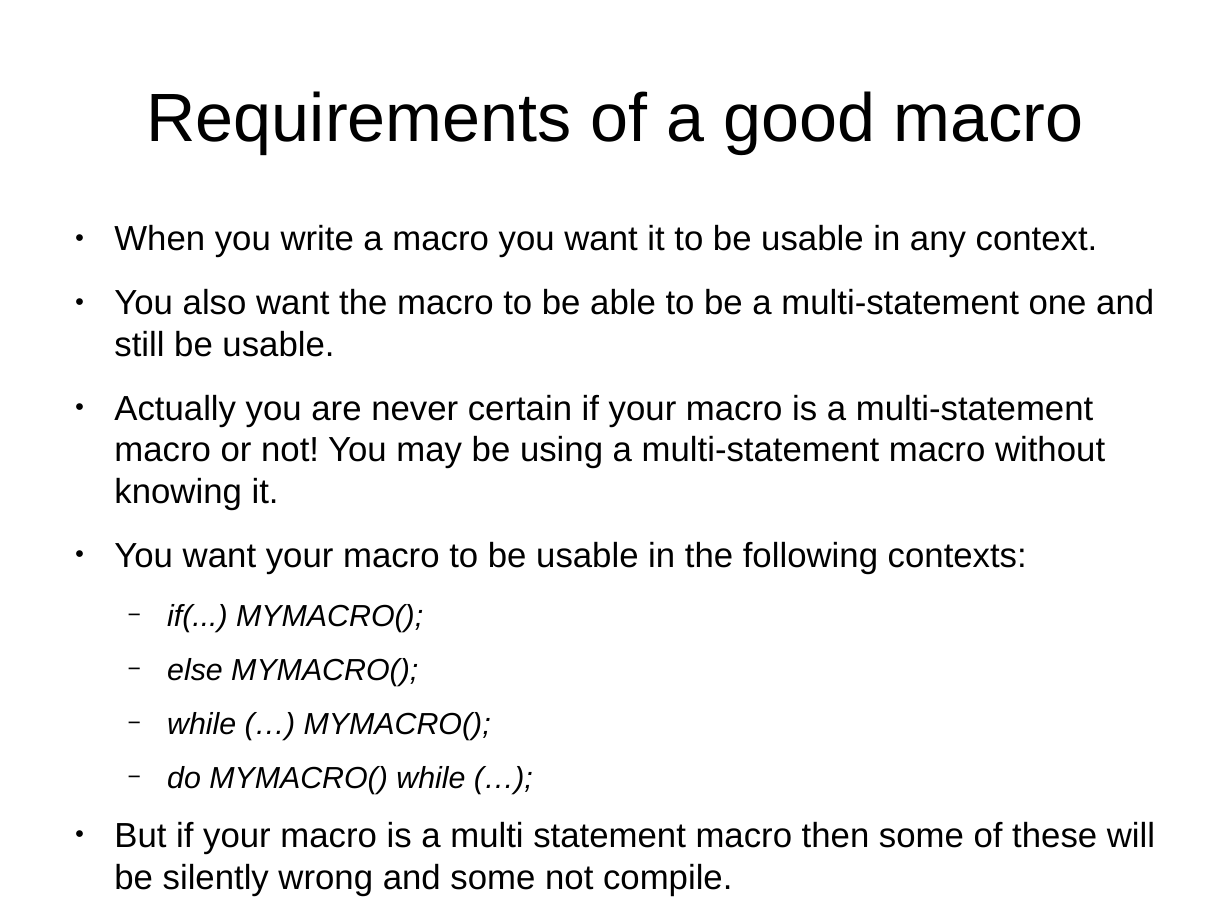
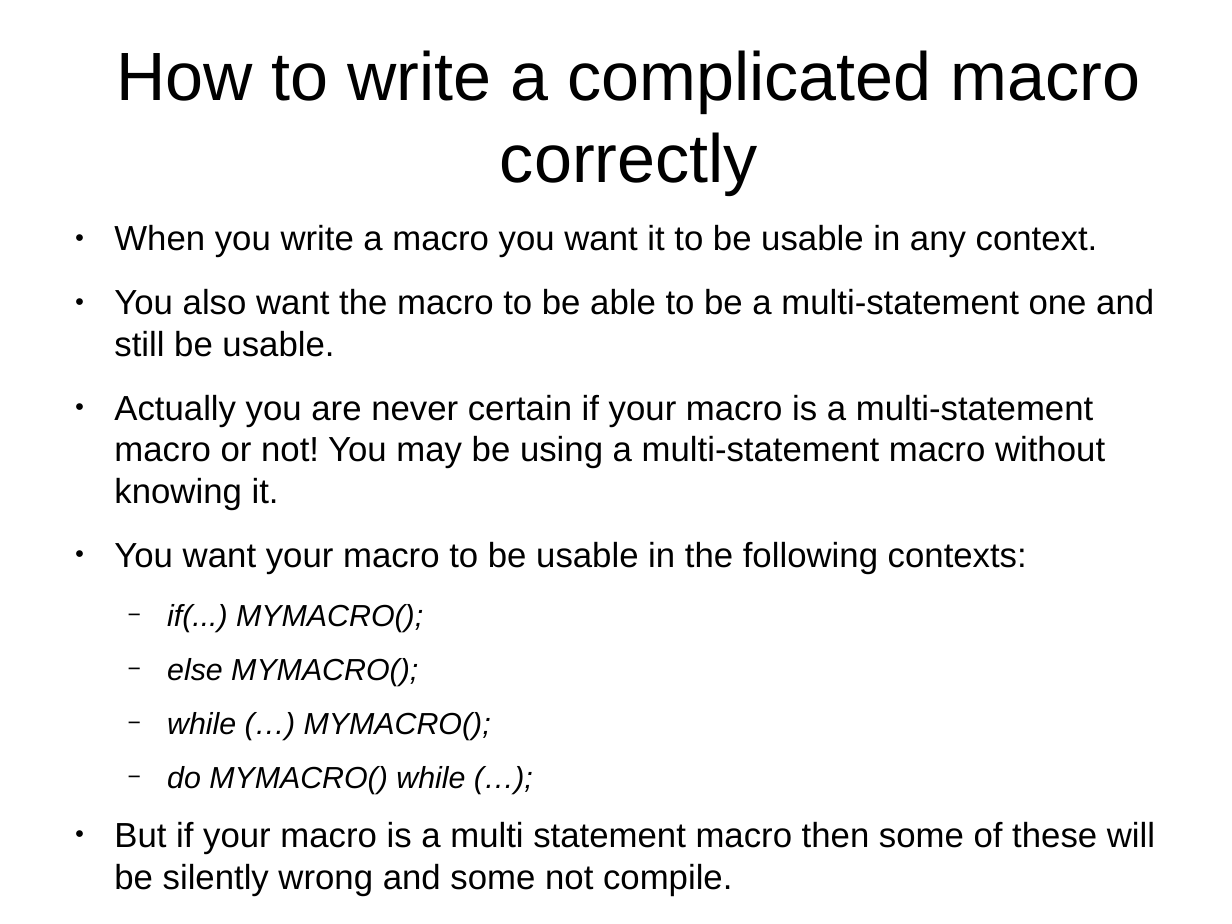
Before and after one commit to kalmuthu/slides, a slide deck: slide 5 of odp/c_pre_processor.odp (slide 3 before the commit). Drawn at 1232x924 pixels with LibreOffice and Linux fonts; fonts in the diff are those of the drawing. Boxes give left, top, right and bottom in pixels: in the first picture for what was removed or moved away, otherwise in the second. Text is boxed around its words. In the diff, an @@ line names an element or a change of style, - is before the commit and + after.

```diff
--- a/odp/c_pre_processor.odp
+++ b/odp/c_pre_processor.odp
@@ title at (x1=116, y1=50, x2=1141, y2=194): text changed @@
-Requirements of a good macro
+How to write a complicated macro correctly
```
Also in this commit, not shown: 2 other slides changed, 2 slides added.
